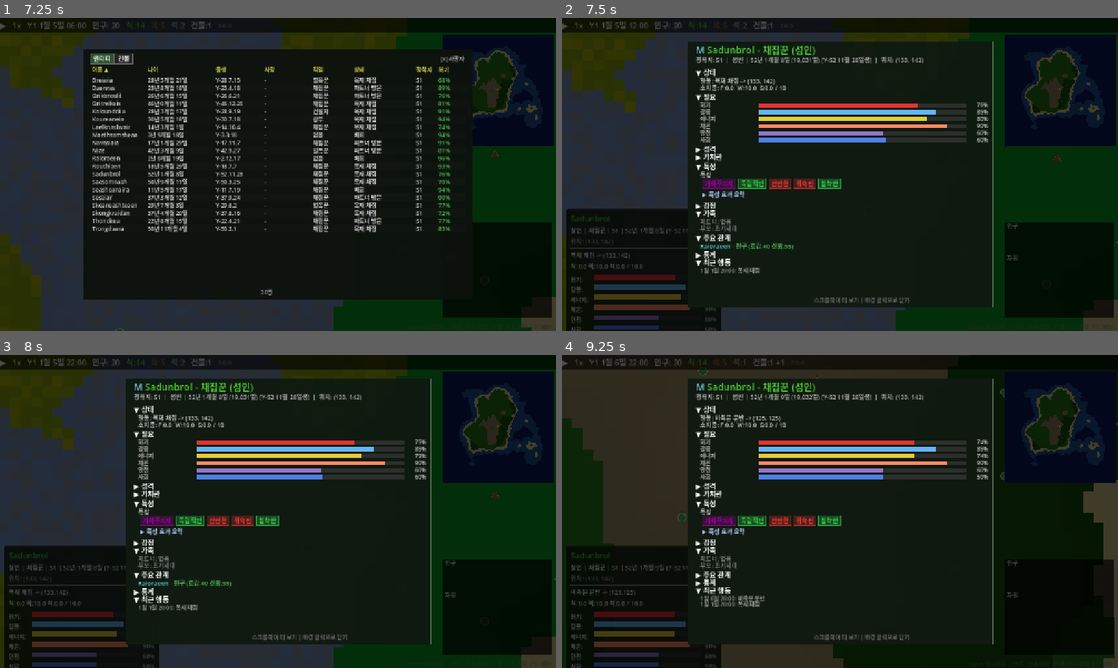
Above: before the commit, frames 1-4 (two rows, left to right).
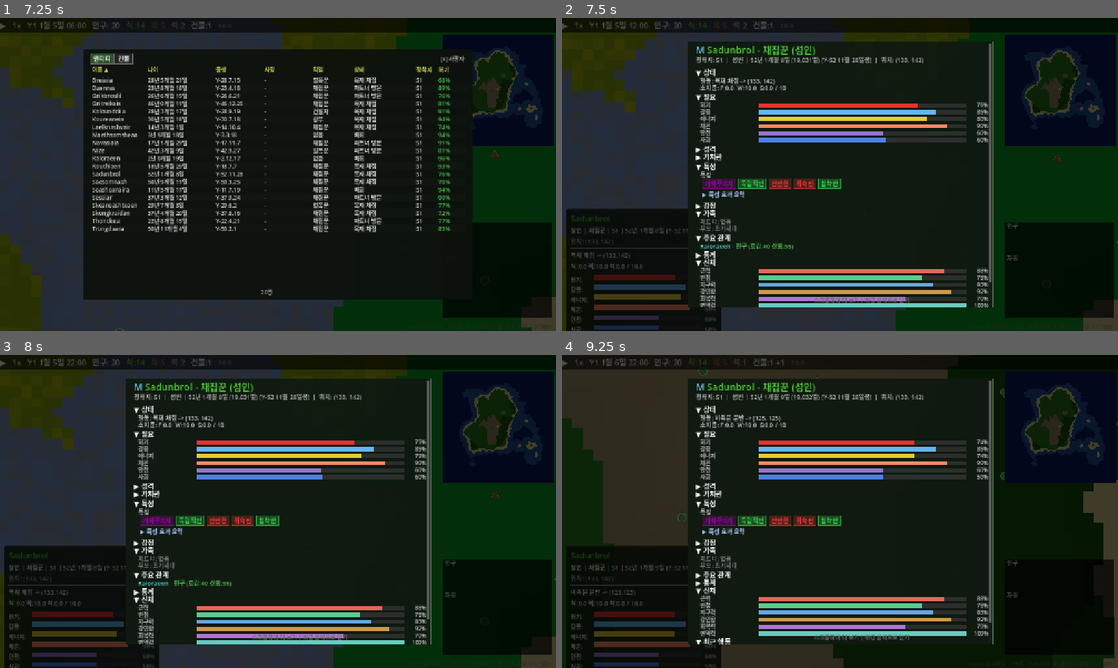
Above: after the commit, the same moments.

Repository: hyunlord/new-world
Game: Godot game, scene res://scenes/main/main.tscn
Same seed, same stepped clock (60 frames per second), same inputs: the game is played once before the commit and once after it.
Inputs (mouse positions are in pixels of both pictures, inside the frame that each line leads up to):
- Up to frame 1 (7.25 s): tap Enter at 0.5, 3.5 s; drag from (494, 89) to (333, 105) at 0.52 s; drag from (494, 271) to (250, 237) at 1.27 s; tap Space at 2, 3.77, 5, 6.77 s; move the mouse to (278, 174) at 2.02 s; hold D 2.03-2.75 s; tap 0 at 2.1 s; click (278, 174) at 2.17 s; drag from (250, 237) to (111, 127) at 2.77 s; move the mouse to (444, 221) at 3.52 s; hold A 3.53-4.25 s; tap G at 3.6 s; drag from (111, 127) to (194, 96) at 4.27 s; move the mouse to (305, 174) at 5.02 s; hold Down 5.03-5.75 s; tap N at 5.1 s; click (305, 174) at 5.17 s; drag from (194, 96) to (166, 190) at 5.77 s; move the mouse to (400, 158) at 6.52 s; hold Up from 6.53 s (still down); tap P at 6.6 s
- Up to frame 2 (7.5 s): release Up at 7.25 s; drag from (840, 174) to (812, 237) at 7.27 s
- Up to frame 3 (8 s): no input
- Up to frame 4 (9.25 s): tap Enter at 8 s; move the mouse to (840, 511) at 8.02 s; hold Down 8.03-8.75 s; tap Tab at 8.1 s; click (840, 511) at 8.17 s; drag from (812, 574) to (673, 464) at 8.77 s

Frame 1 is identical in both runs. In frame 2, 3.9% of the frame differs, in the area x 24-78%, y 8-93%; in frame 3, 3.9%; in frame 4, 4.2%.

Commit message:
feat(ui): add Body section to entity_detail_panel — t-B07/t-B08
Co-Authored-By: Claude Sonnet 4.6 <noreply@anthropic.com>

Diff:
--- a/localization/en/ui.json
+++ b/localization/en/ui.json
@@ -860,5 +860,6 @@
   "UI_BODY_END": "Endurance",
   "UI_BODY_TOU": "Toughness",
   "UI_BODY_REC": "Recuperation",
-  "UI_BODY_DR": "Disease Resistance"
+  "UI_BODY_DR": "Disease Resistance",
+  "UI_BODY_SECTION": "Body"
 }
--- a/localization/ko/ui.json
+++ b/localization/ko/ui.json
@@ -860,5 +860,6 @@
   "UI_BODY_END": "지구력",
   "UI_BODY_TOU": "강인함",
   "UI_BODY_REC": "회복력",
-  "UI_BODY_DR": "면역력"
+  "UI_BODY_DR": "면역력",
+  "UI_BODY_SECTION": "신체"
 }
--- a/scripts/ui/entity_detail_panel.gd
+++ b/scripts/ui/entity_detail_panel.gd
@@ -107,6 +107,7 @@
 	"family": false,
 	"relationships": false,
 	"stats": true,
+	"body": false,
 	"recent_actions": false,
 	"life_events": false,
 	"values": true,
@@ -1272,6 +1273,18 @@
 		draw_string(font, Vector2(cx + 10, cy + 12), "%s: %.0f  |  %s: %d" % [Locale.ltr("UI_TOTAL_GATHERED"), entity.total_gathered, Locale.ltr("UI_BUILDINGS_BUILT"), entity.buildings_built], HORIZONTAL_ALIGNMENT_LEFT, -1, GameConfig.get_font_size("popup_body"), Color(0.8, 0.8, 0.8))
 		cy += 22.0
 
+	# ── Body Attributes ──
+	cy = _draw_section_header(font, cx, cy, Locale.ltr("UI_BODY_SECTION"), "body")
+	if not _section_collapsed.get("body", false):
+		if entity.body != null:
+			cy = _draw_bar(font, cx + 10, cy, bar_w, Locale.ltr("UI_BODY_STR"), entity.body.str_val, Color(0.90, 0.40, 0.35))
+			cy = _draw_bar(font, cx + 10, cy, bar_w, Locale.ltr("UI_BODY_AGI"), entity.body.agi,     Color(0.35, 0.80, 0.55))
+			cy = _draw_bar(font, cx + 10, cy, bar_w, Locale.ltr("UI_BODY_END"), entity.body.end_val, Color(0.40, 0.65, 0.90))
+			cy = _draw_bar(font, cx + 10, cy, bar_w, Locale.ltr("UI_BODY_TOU"), entity.body.tou,     Color(0.80, 0.60, 0.30))
+			cy = _draw_bar(font, cx + 10, cy, bar_w, Locale.ltr("UI_BODY_REC"), entity.body.rec,     Color(0.70, 0.45, 0.85))
+			cy = _draw_bar(font, cx + 10, cy, bar_w, Locale.ltr("UI_BODY_DR"),  entity.body.dr,      Color(0.40, 0.80, 0.75))
+		cy += 4.0
+
 	# ── Action History (alive only) ──
 	if entity.is_alive:
 		cy = _draw_section_header(font, cx, cy, Locale.ltr("UI_RECENT_ACTIONS"), "recent_actions")
Not shown, changed: PROGRESS.md
